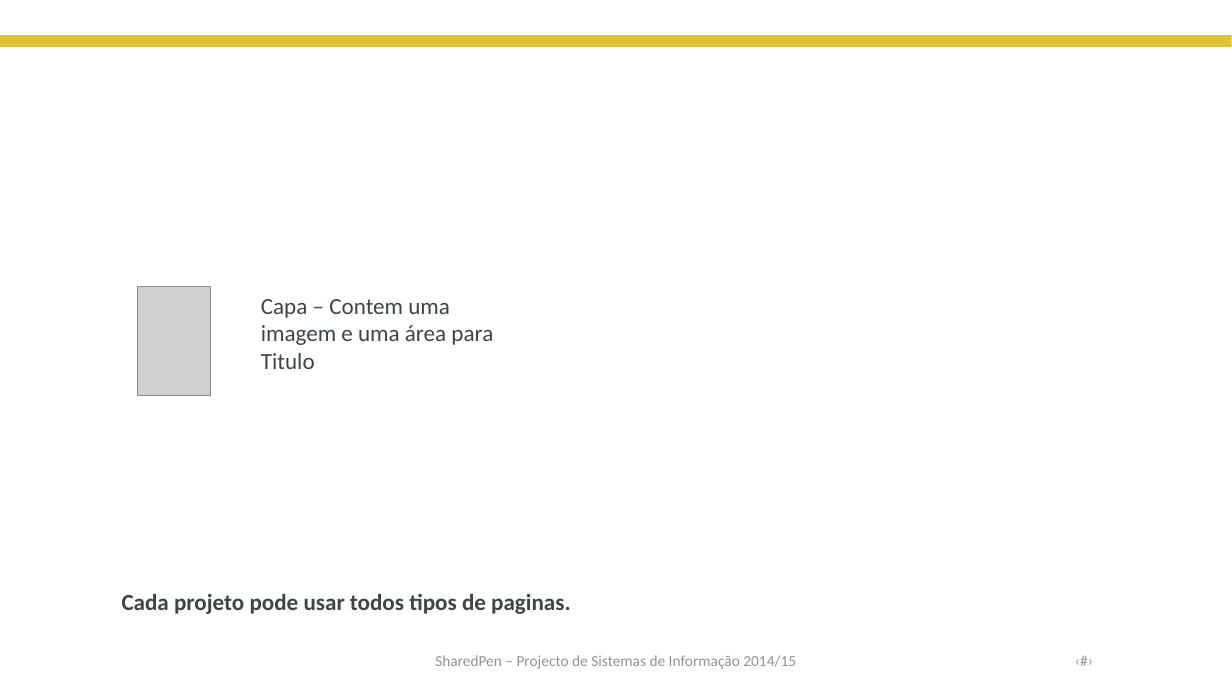
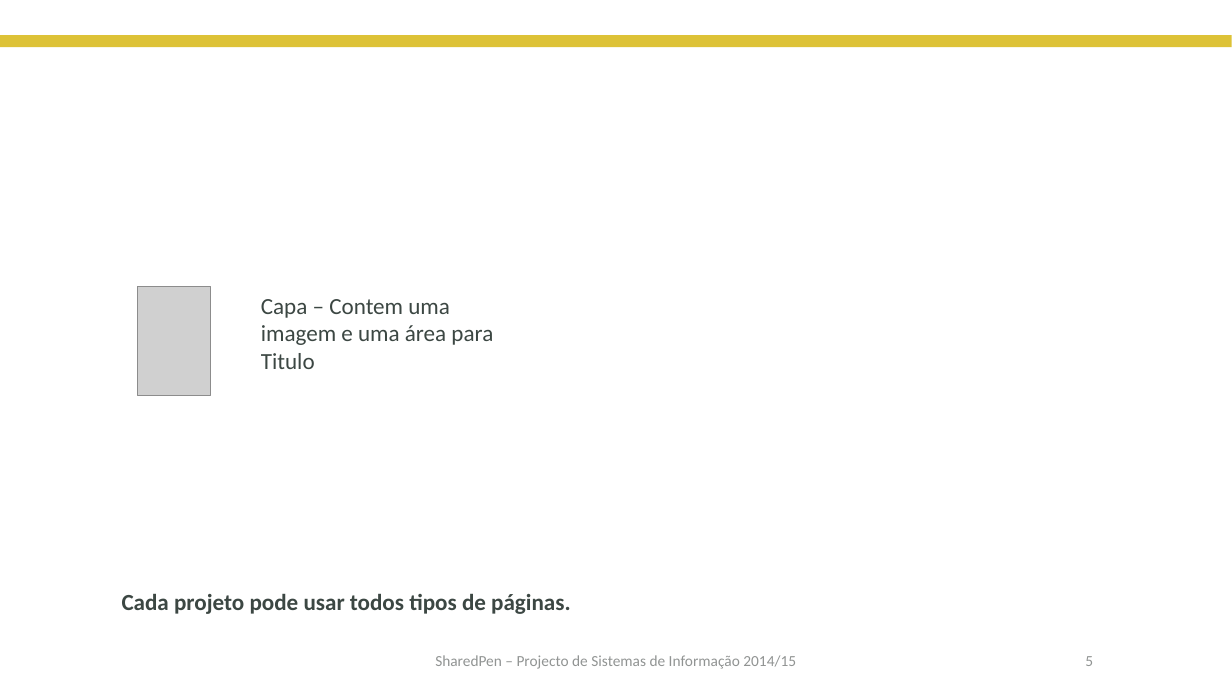
Before and after one commit to claudioRcarvalho/sharedpen_doc, a slide deck: slide 5 of Apresentação_Professoras.pptx. Drawn at 1232x693 pixels with LibreOffice and Linux fonts; fonts in the diff are those of the drawing; grey boxes stand for pictures; background and template pictures are left out. Boxes give left, top, right and bottom in pixels: in the first picture for what was removed or moved away, otherwise in the second. Text is boxed around its words. In the diff, an @@ line names an element or a change of style, - is before the commit and + after.

```diff
--- a/Apresentação_Professoras.pptx
+++ b/Apresentação_Professoras.pptx
@@ text at (122,594,570,614): text changed @@
-Cada projeto pode usar todos tipos de paginas.
+Cada projeto pode usar todos tipos de páginas.
@@ text removed at (904,642,1103,679) @@
-‹#›
@@ page number added at (1085,656,1093,666), 12 pt, text #929594 @@
+5
```
Also in this commit, not shown: 9 other slides changed.
